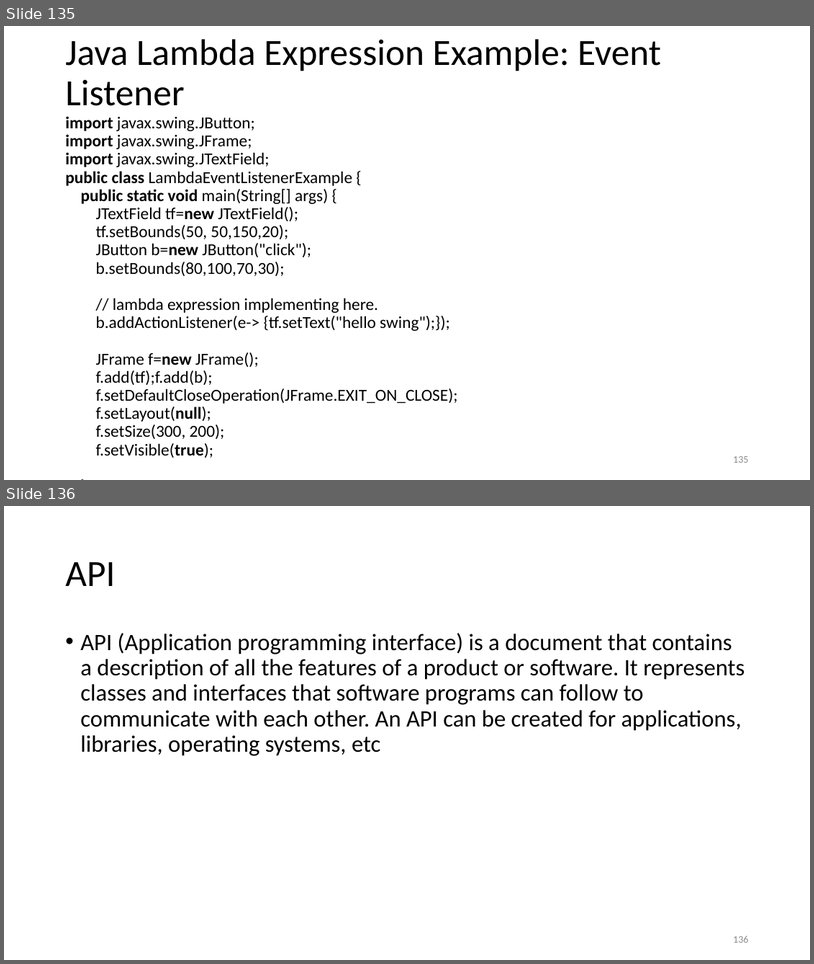
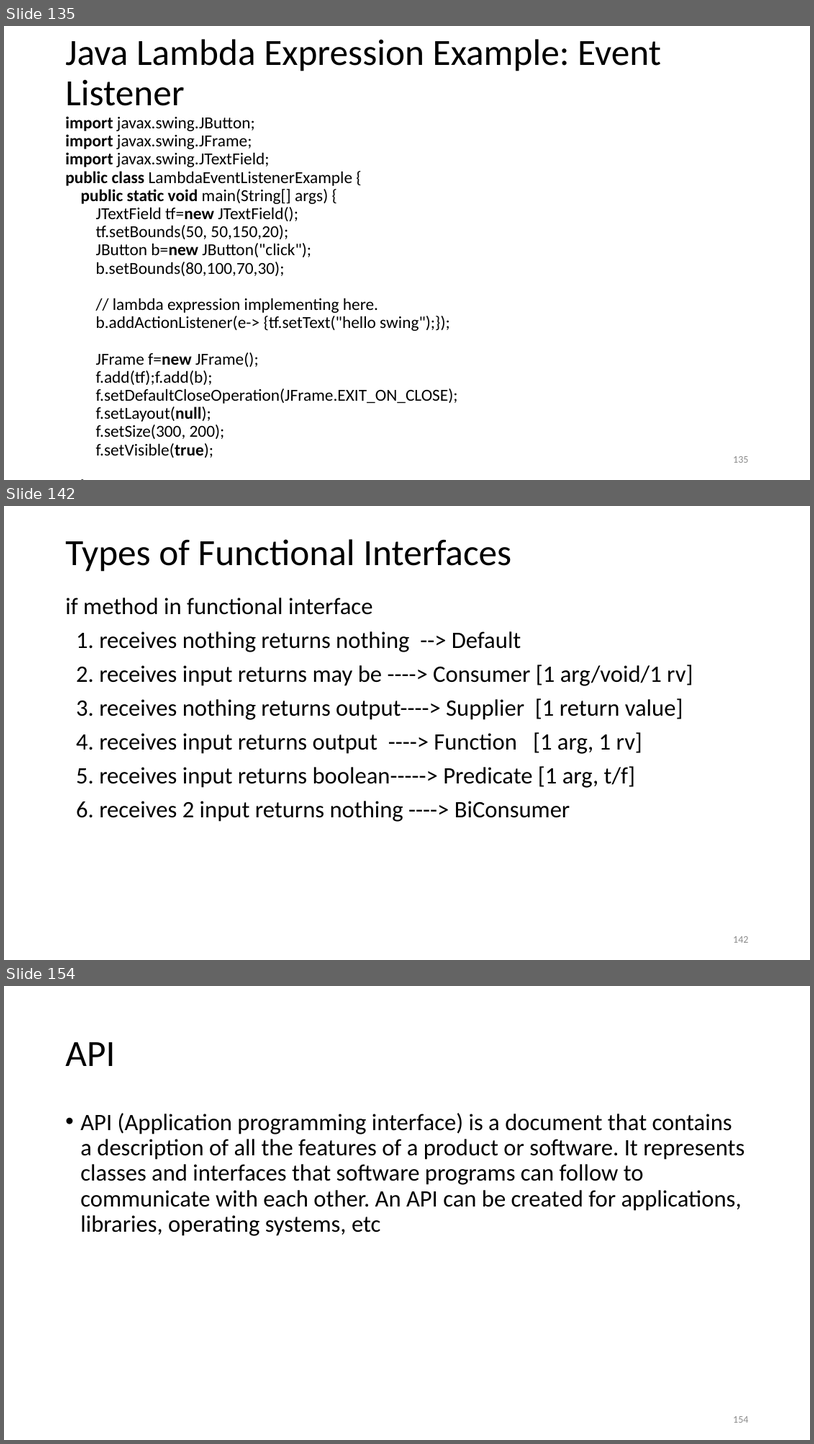
Before and after one commit to suniljeevan/JAVA-FULLSTACK-DEVELOPMENT-2026, a slide deck: COURSE MATERIALS/Module-1 CSE3427.pptx. Shown one above the other, each under a label of ours: slides 135 and 136 before the commit, slides 135, 142 and 154 after it; the slides between them are not shown. The pictures are 814x964 and 814x1444 pixels, drawn with LibreOffice and Linux fonts; fonts in the diff are those of the drawing; background and template pictures are left out. Boxes give left, top, right and bottom in pixels: in the first picture for what was removed or moved away, otherwise in the second. Text is boxed around its words. In the diff, an @@ line names an element or a change of style, - is before the commit and + after.

```diff
--- a/COURSE MATERIALS/Module-1 CSE3427.pptx
+++ b/COURSE MATERIALS/Module-1 CSE3427.pptx
@@ slide 142 added at <box>4,506,810,960</box>, background #FFFFFF @@
@@ title added at <box>65,539,512,572</box>, 44 pt, text #000000 @@
+Types of Functional Interfaces
@@ text added at <box>65,597,693,821</box>, 28 pt, text #000000 @@
+if method in functional interface
+1. receives nothing returns nothing --> Default
+2. receives input returns may be ----> Consumer [1 arg/void/1 rv]
+3. receives nothing returns output----> Supplier [1 return value]
+4. receives input returns output ----> Function [1 arg, 1 rv]
+5. receives input returns boolean-----> Predicate [1 arg, t/f]
+6. receives 2 input returns nothing ----> BiConsumer
@@ page number added at <box>733,936,748,942</box>, 12 pt, text #8C8C8C @@
+142
@@ what was slide 136 is now slide 154 @@
@@ page number at <box>733,1416,748,1422</box>: text changed @@
-136
+154
```
Also in this commit, not shown: 1 slide changed, 17 other slides added.
